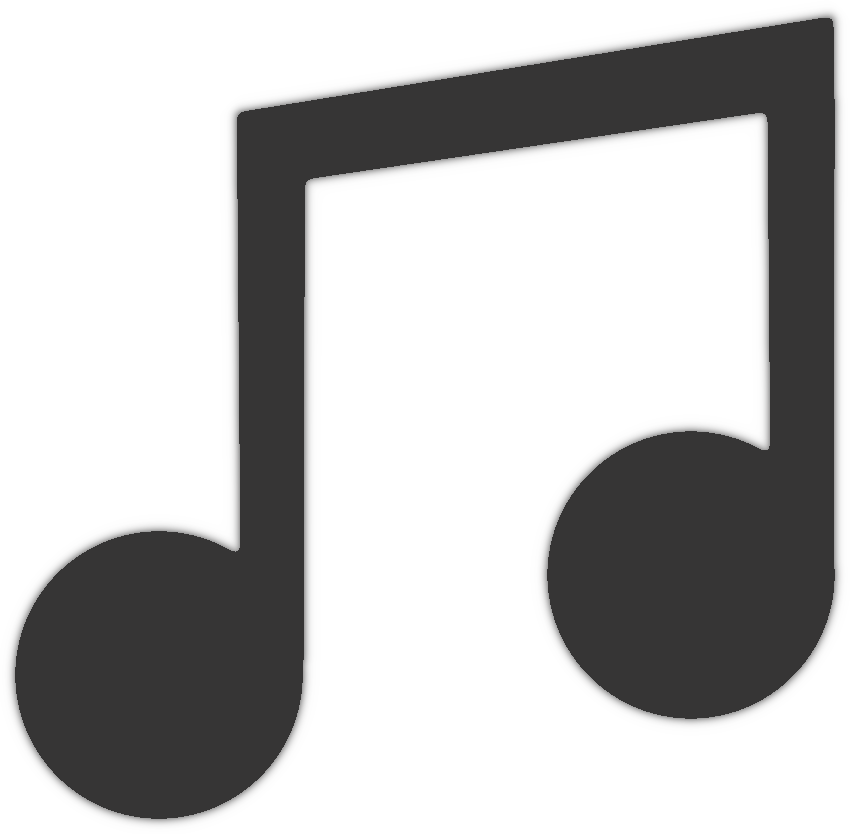
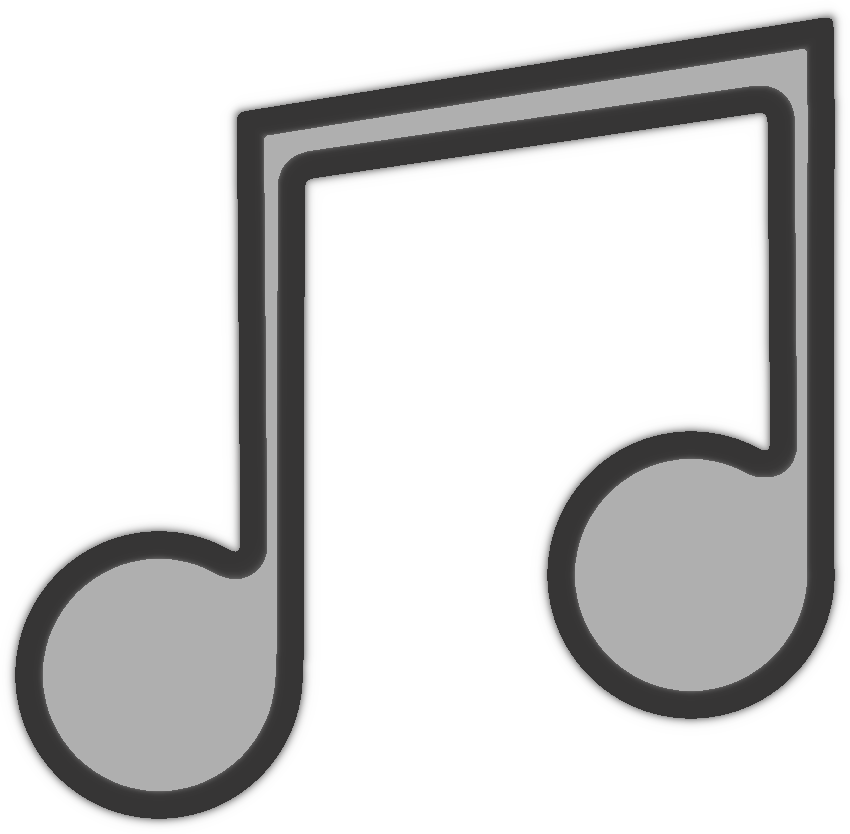
Before/after of a 850px x 834px layered artwork. What changed in the layer stack:
painted on "Layer" over <box>37,43,813,797</box>
